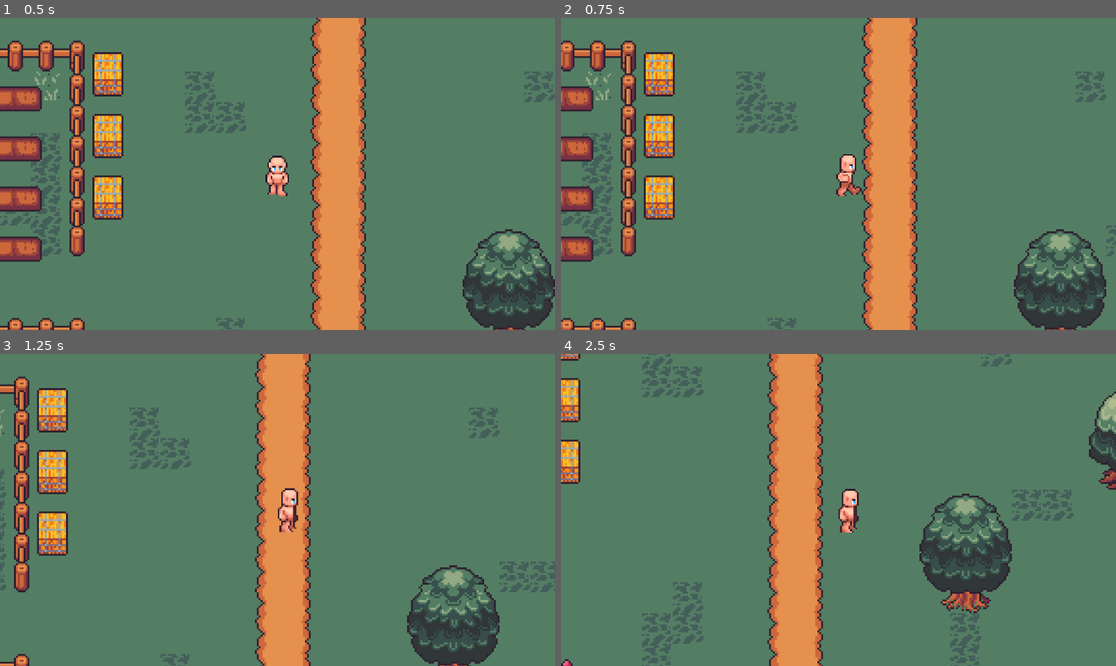
Above: before the commit, frames 1-4 (two rows, left to right).
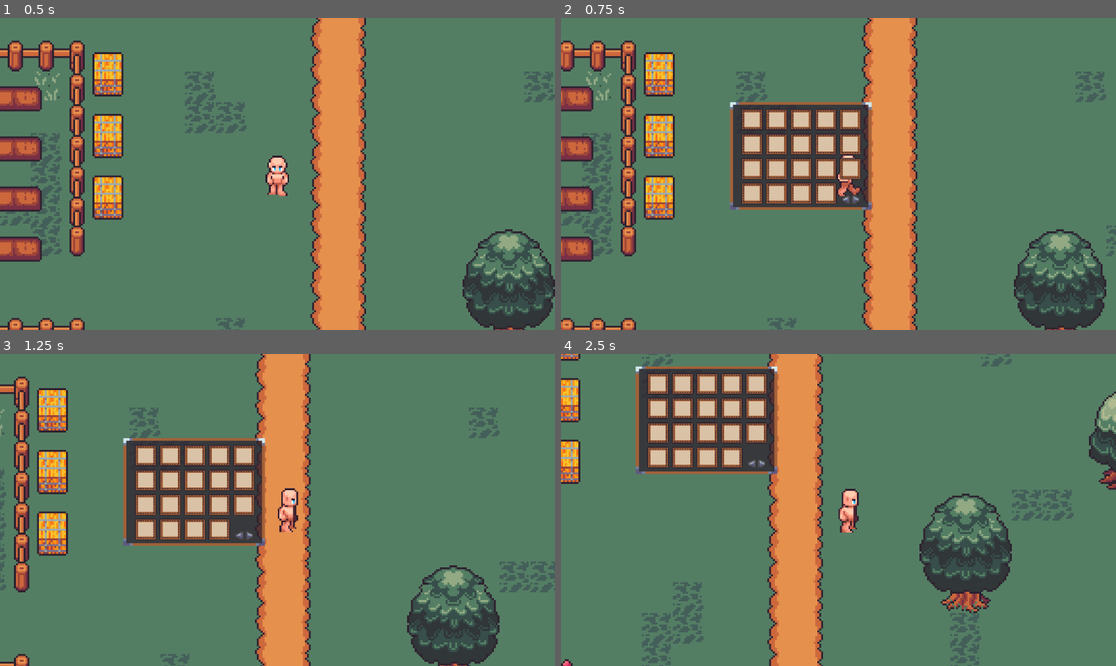
Above: after the commit, the same moments.

Repository: XDCocker420/Farming-Game-Project
Game: Godot game, scene res://scenes/maps/game_map.tscn
Same seed, same stepped clock (60 frames per second), same inputs: the game is played once before the commit and once after it.
Inputs (mouse positions are in pixels of both pictures, inside the frame that each line leads up to):
- Up to frame 1 (0.5 s): no input
- Up to frame 2 (0.75 s): tap Enter (ui_accept) at 0.5 s; move the mouse to (960, 158) at 0.52 s; hold D (move_right) from 0.53 s (still down); hold E (interact) from 0.53 s (still down)
- Up to frame 3 (1.25 s): keep holding D (move_right); keep holding E (interact); tap Enter (ui_accept) at 0.77, 1.07 s; click (399, 494) at 0.8 s
- Up to frame 4 (2.5 s): move the mouse to (727, 525) at 1.27 s; release D (move_right) at 1.28 s; release E (interact) at 1.28 s; hold S (move_down) 1.28-2.03 s; click (727, 525) at 1.35 s; tap Enter (ui_accept) at 1.52, 1.55, 1.82 s; move the mouse to (894, 441) at 2.02 s; hold D (move_right) from 2.03 s (still down); hold Enter (ui_accept) from 2.03 s (still down); click (894, 441) at 2.17 s; tap E (interact) at 2.3 s

Frame 1 is identical in both runs. In frame 2, 8.5% of the frame differs, in the area x 30-57%, y 26-62%; in frame 3, 8.8%, in the area x 22-48%, y 26-62%; in frame 4, 8.8%.
Error before the commit: Parse Error: Used tab character for indentation instead of space as used before in the file. (res://scripts/buildings/scheune.gd:28)
Error after the commit: Out of bounds get index '0' (on base: 'Array[Node]') (res://scripts/farming/field.gd:6)

Commit message:
Refactor farming mechanics and UI: Updated field script to support planting, watering, and harvesting actions; modified UI to include harvest button; adjusted field scene references and UI layout for improved user experience.

Diff:
--- a/scenes/farming/field.tscn
+++ b/scenes/farming/field.tscn
@@ -1,6 +1,6 @@
 [gd_scene load_steps=5 format=3 uid="uid://0y5hanmykn2e"]
 
-[ext_resource type="Script" path="res://scripts/farming/field_old.gd" id="2_v1j2u"]
+[ext_resource type="Script" path="res://scripts/farming/field.gd" id="1_v1j2u"]
 [ext_resource type="PackedScene" uid="uid://gs07mddrega3" path="res://scenes/farming/farmFieldLeft.tscn" id="3_k2eon"]
 [ext_resource type="PackedScene" uid="uid://cri6prl6lptm8" path="res://scenes/farming/farmFieldMiddle.tscn" id="4_a682d"]
 [ext_resource type="PackedScene" uid="uid://d3ihihig4jn71" path="res://scenes/farming/farmFieldRight.tscn" id="5_6lk6o"]
@@ -9,11 +9,11 @@
 
 [node name="FarmFieldLeft" parent="." groups=["fields"] instance=ExtResource("3_k2eon")]
 position = Vector2(-63, 0)
-script = ExtResource("2_v1j2u")
+script = ExtResource("1_v1j2u")
 
 [node name="FarmFieldMiddle" parent="." groups=["fields"] instance=ExtResource("4_a682d")]
-script = ExtResource("2_v1j2u")
+script = ExtResource("1_v1j2u")
 
 [node name="FarmFieldRight" parent="." groups=["fields"] instance=ExtResource("5_6lk6o")]
 position = Vector2(61, 0)
-script = ExtResource("2_v1j2u")
+script = ExtResource("1_v1j2u")
--- a/scenes/ui/farming_ui.tscn
+++ b/scenes/ui/farming_ui.tscn
@@ -19,7 +19,7 @@
 anchor_right = 1.0
 anchor_bottom = 1.0
 offset_left = -200.0
-offset_top = -100.0
+offset_top = -150.0
 grow_horizontal = 0
 grow_vertical = 0
 
@@ -38,3 +38,7 @@
 [node name="WaterButton" type="Button" parent="Panel/VBoxContainer"]
 layout_mode = 2
 text = "Gießen"
+
+[node name="HarvestButton" type="Button" parent="Panel/VBoxContainer"]
+layout_mode = 2
+text = "Ernten"
--- a/scripts/buildings/scheune.gd
+++ b/scripts/buildings/scheune.gd
@@ -14,15 +14,15 @@
 
 
 func _ready() -> void:
-    #if not 'inventory' in SaveData.data:
-        #SaveData.data['player']['inventory']
-    e_button.visible = false
-    storage_label.visible = false
+	#if not 'inventory' in SaveData.data:
+		#SaveData.data['player']['inventory']
+	e_button.visible = false
+	storage_label.visible = false
 
-    player.interact.connect(_on_player_interact)
-    player.interact2.connect(_on_player_interact2)
-    door_area.body_entered.connect(_on_door_area_body_entered)
-    door_area.body_exited.connect(_on_door_area_body_exited)
+	player.interact.connect(_on_player_interact)
+	player.interact2.connect(_on_player_interact2)
+	door_area.body_entered.connect(_on_door_area_body_entered)
+	door_area.body_exited.connect(_on_door_area_body_exited)
 
 
 func _input(event: InputEvent) -> void:
@@ -32,41 +32,41 @@
 
 
 func _on_player_interact():
-    if in_area:
-        if not open:
-            door.play("open")
-            open = true
-            storage_label.visible = true
-            update_storage_text()
-        else:
-            door.play_backwards("open")
-            open = false
-            storage_label.visible = false
+	if in_area:
+		if not open:
+			door.play("open")
+			open = true
+			storage_label.visible = true
+			update_storage_text()
+		else:
+			door.play_backwards("open")
+			open = false
+			storage_label.visible = false
 
 
 func _on_player_interact2():
-    if in_area and open:
-        if SaveGame.get_inventory():
-            #SaveData.data['inventory'] -= 1
-            update_storage_text()
+	if in_area and open:
+		if SaveGame.get_inventory():
+			#SaveData.data['inventory'] -= 1
+			update_storage_text()
 
 
 func update_storage_text() -> void:
-    storage_label.text = "Lager: " + str(0) + "/" + str(max_storage)
+	storage_label.text = "Lager: " + str(0) + "/" + str(max_storage)
 
 
 func _on_door_area_body_entered(body):
-    if body.is_in_group("Player"):
-        e_button.visible = true
-        in_area = true
+	if body.is_in_group("Player"):
+		e_button.visible = true
+		in_area = true
 
 
 func _on_door_area_body_exited(body):
-    if body.is_in_group("Player"):
-        e_button.visible = false
-        in_area = false
+	if body.is_in_group("Player"):
+		e_button.visible = false
+		in_area = false
 
-        if open:
-            door.play_backwards("open")
-            open = false
-            storage_label.visible = false
+		if open:
+			door.play_backwards("open")
+			open = false
+			storage_label.visible = false
--- a/scripts/crops/carrot.gd
+++ b/scripts/crops/carrot.gd
@@ -8,11 +8,11 @@
 
 @export var state = 0
 var time_left = 0
+var is_watered = false
 
 
 func _ready() -> void:
 	z_index = 2
-	player.interact.connect(_on_player_interact)
 	if state != 0:
 		position.y -= 10
 	play("grow " + str(state + 1))
@@ -35,15 +35,44 @@
 		play("grow 3")
 
 
-func _on_player_interact():
-	if state == 2 and field.player_in_area == true:
-		SaveGame.add_experience_points(CropManager.get_crop_exp("carrot"))
-		SaveGame.add_to_inventory("carrot", 2)
-		SaveGame.add_money(CropManager.get_crop_value("carrot"))
-		print(SaveGame.get_inventory())
-		print(SaveGame.get_current_level())
-		print(SaveGame.get_money())
-		queue_free()
+func water() -> bool:
+	if not is_watered:
+		is_watered = true
+		return true
+	return false
+
+
+func can_harvest() -> bool:
+	return state == 2
+
+
+func harvest() -> void:
+	if not can_harvest():
+		return
+
+	# Bestimme die Anzahl der Karotten basierend auf dem Gießzustand
+	var carrot_count = 2  # Standardmäßig 2 Karotten
+	if is_watered:
+		# 22% Chance auf 3 Karotten wenn gegossen
+		if randf() > 0.78:
+			carrot_count = 3
+	else:
+		# 10% Chance auf 3 Karotten wenn nicht gegossen
+		if randf() > 0.90:
+			carrot_count = 3
+		# 5% Chance auf 1 Karotte wenn nicht gegossen
+		elif randf() < 0.05:
+			carrot_count = 1
+
+	SaveGame.add_experience_points(CropManager.get_crop_exp("carrot"))
+	SaveGame.add_to_inventory("carrot", carrot_count)
+	SaveGame.add_money(CropManager.get_crop_value("carrot"))
+	print("Karotten geerntet: ", carrot_count)
+	print("Inventar: ", SaveGame.get_inventory())
+	print("Level: ", SaveGame.get_current_level())
+	print("Geld: ", SaveGame.get_money())
+	queue_free()
+
 
 func on_save_game(saved_data:Array[ItemSaves]):
 	var data = CropSaves.new()
@@ -53,13 +82,12 @@
 	data.parent_path = get_parent().get_path()
 	saved_data.append(data)
 
+
 func on_before_load():
-	#get_parent().remove_child(self)
 	queue_free()
 
+
 func on_load_game(saved_data):
-	#position = saved_data.position
-
 	if saved_data is CropSaves:
 		var data = saved_data as CropSaves
 		print(data.state)
--- a/scripts/farming/field.gd
+++ b/scripts/farming/field.gd
@@ -1,45 +1,78 @@
-extends Sprite2D
+extends Area2D
 
+var is_selected: bool = false
+var crop: Node = null
 
-@onready var player: CharacterBody2D = get_tree().get_nodes_in_group("Player")[0]
-@onready var farming_area: Area2D = get_parent().get_parent()
-@onready var field_area: Area2D = $Area2D
+@onready var farming_ui = get_tree().get_nodes_in_group("farming_ui")[0]
 @onready var carrot_scene = preload("res://scenes/crops/carrot.tscn")
-
-var mouse_in_area: bool = false
-var crop: Node
-
+@onready var selection_highlight = $SelectionHighlight
 
 func _ready() -> void:
-    player.interact2.connect(_on_player_interact)
-    field_area.mouse_entered.connect(_on_mouse_entered)
-    field_area.mouse_exited.connect(_on_mouse_exited)
+	mouse_entered.connect(_on_mouse_entered)
+	mouse_exited.connect(_on_mouse_exited)
+	input_event.connect(_on_input_event)
+	farming_ui.plant_requested.connect(_on_plant_requested)
+	farming_ui.water_requested.connect(_on_water_requested)
+	farming_ui.harvest_requested.connect(_on_harvest_requested)
 
-    crop = get_node_or_null("Carrot")
+	# Erstelle visuelles Highlight für Auswahl
+	if not has_node("SelectionHighlight"):
+		var highlight = ColorRect.new()
+		highlight.name = "SelectionHighlight"
+		highlight.color = Color(1, 1, 0, 0.3)  # Gelb, halbtransparent
+		highlight.mouse_filter = Control.MOUSE_FILTER_IGNORE  # Ignoriere Maus-Events
+		highlight.visible = false
+		highlight.size = Vector2(64, 64)  # Größe anpassen
+		highlight.position = Vector2(-32, -32)  # Zentrieren
+		add_child(highlight)
+		selection_highlight = highlight
 
+func _on_mouse_entered() -> void:
+	selection_highlight.color = Color(1, 1, 0, 0.5)  # Heller wenn Maus drüber
+	selection_highlight.visible = true
 
-func _on_player_interact():
-    if farming_area.in_area and mouse_in_area:
-        if crop and crop.state == 2:
-            harvest()
-        else:
-            plant()
+func _on_mouse_exited() -> void:
+	if not is_selected:
+		selection_highlight.visible = false
+	else:
+		selection_highlight.color = Color(1, 1, 0, 0.3)  # Normales Highlight wenn ausgewählt
 
+func _on_input_event(_viewport: Node, event: InputEvent, _shape_idx: int) -> void:
+	if event is InputEventMouseButton and event.button_index == MOUSE_BUTTON_LEFT and event.pressed:
+		is_selected = !is_selected
+		selection_highlight.visible = is_selected
+		if is_selected:
+			farming_ui.show_ui()
+		else:
+			# Prüfe ob noch andere Felder ausgewählt sind
+			var any_selected = false
+			for field in get_tree().get_nodes_in_group("fields"):
+				if field != self and field.is_selected:
+					any_selected = true
+					break
+			if not any_selected:
+				farming_ui.hide_ui()
 
-func _on_mouse_entered():
-    mouse_in_area = true
+func _on_plant_requested() -> void:
+	if is_selected and not has_node("Carrot"):  # Später: Prüfen welche Pflanze gepflanzt werden soll
+		crop = carrot_scene.instantiate()
+		add_child(crop)
+		print("Pflanze gepflanzt!")
 
+func _on_water_requested() -> void:
+	if is_selected and has_node("Carrot"):  # Später: Prüfen welche Pflanze auf dem Feld ist
+		var plant = get_node("Carrot")
+		if plant.has_method("water"):
+			if plant.water():  # Wenn das Gießen erfolgreich war
+				selection_highlight.color = Color(0, 0, 1, 0.3)  # Blaues Highlight für gegossene Felder
+				print("Feld wurde gegossen!")
 
-func _on_mouse_exited():
-    mouse_in_area = false
-
-
-func plant() -> void:
-    crop = carrot_scene.instantiate()
-    add_child(crop)
-    SaveGame.remove_from_inventory("carrot")
-
-
-func harvest() -> void:
-    crop.queue_free()
-    crop = null
+func _on_harvest_requested() -> void:
+	if is_selected and has_node("Carrot"):  # Später: Prüfen welche Pflanze auf dem Feld ist
+		var plant = get_node("Carrot")
+		if plant.has_method("harvest") and plant.has_method("can_harvest"):
+			if plant.can_harvest():
+				plant.harvest()
+				is_selected = false
+				selection_highlight.visible = false
+				selection_highlight.color = Color(1, 1, 0, 0.3)  # Zurück zu gelb
--- a/scripts/ui/farming_ui.gd
+++ b/scripts/ui/farming_ui.gd
@@ -1,44 +1,33 @@
 extends Control
-
 
 @onready var plant_button: Button = $Panel/VBoxContainer/PlantButton
 @onready var water_button: Button = $Panel/VBoxContainer/WaterButton
+@onready var harvest_button: Button = $Panel/VBoxContainer/HarvestButton
 
-var current_mode: String = "none"
+signal plant_requested
+signal water_requested
+signal harvest_requested
 
 func _ready() -> void:
     plant_button.pressed.connect(_on_plant_button_pressed)
     water_button.pressed.connect(_on_water_button_pressed)
+    harvest_button.pressed.connect(_on_harvest_button_pressed)
     visible = false
 
-func _input(event: InputEvent) -> void:
-    if event.is_action_pressed("ui_accept"):  # E-Taste
-        visible = !visible
-        print("Farming UI " + ("sichtbar" if visible else "unsichtbar"))
-
 func _on_plant_button_pressed() -> void:
-    if current_mode == "plant":
-        current_mode = "none"
-        plant_button.button_pressed = false
-        print("Pflanz-Modus deaktiviert")
-    else:
-        current_mode = "plant"
-        plant_button.button_pressed = true
-        water_button.button_pressed = false
-        print("Pflanz-Modus aktiviert")
-
+    emit_signal("plant_requested")
+    print("Pflanz-Aktion angefordert")
 
 func _on_water_button_pressed() -> void:
-    if current_mode == "water":
-        current_mode = "none"
-        water_button.button_pressed = false
-        print("Gieß-Modus deaktiviert")
-    else:
-        current_mode = "water"
-        water_button.button_pressed = true
-        plant_button.button_pressed = false
-        print("Gieß-Modus aktiviert")
+    emit_signal("water_requested")
+    print("Gieß-Aktion angefordert")
 
+func _on_harvest_button_pressed() -> void:
+    emit_signal("harvest_requested")
+    print("Ernte-Aktion angefordert")
 
-func get_current_mode() -> String:
-    return current_mode
+func show_ui() -> void:
+    visible = true
+
+func hide_ui() -> void:
+    visible = false
